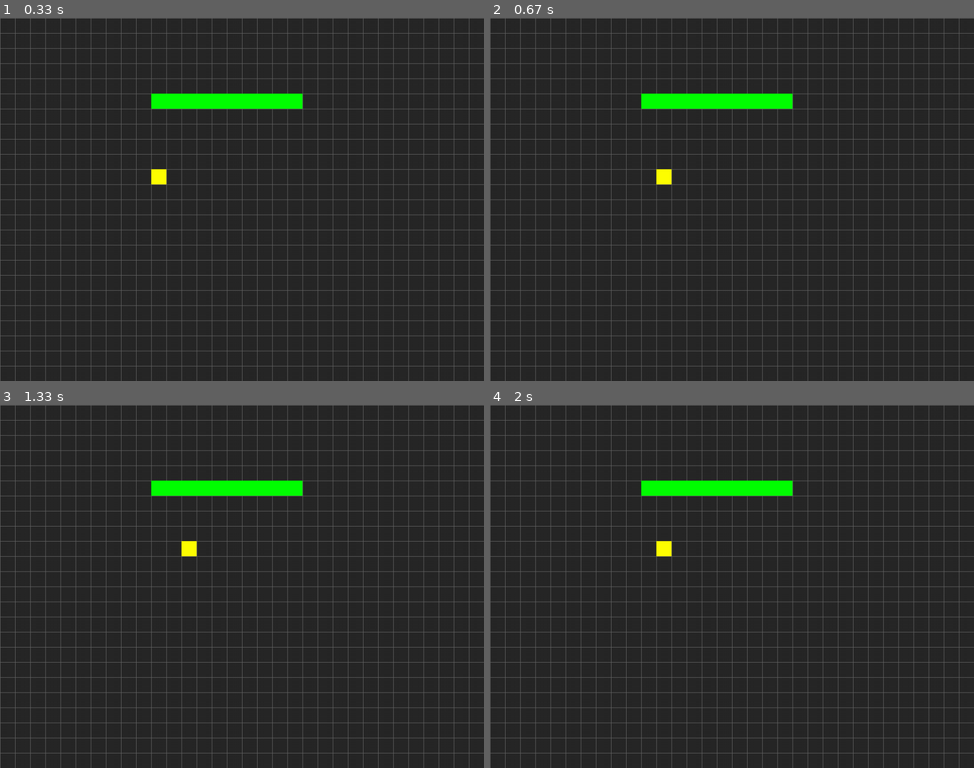
Above: before the commit, frames 1-4 (two rows, left to right).
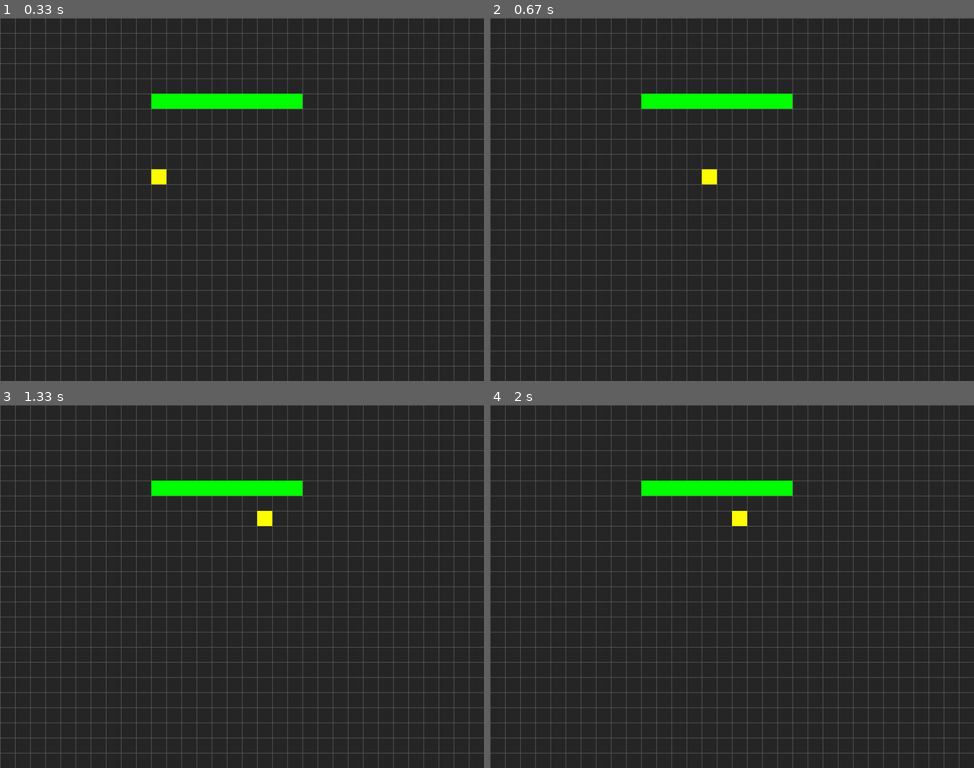
Above: after the commit, the same moments.

Repository: Flame753/games
Game: pygame game, started from Tile-based Game/main.py
The game is run twice, just before and just after one commit, with the same random seed, the same clock (stepped at 60 frames per second) and the same inputs.
Inputs:
- Up to frame 1 (0.33 s): no input
- Up to frame 2 (0.67 s): hold Right from 0.33 s (still down)
- Up to frame 3 (1.33 s): release Right at 0.8 s; hold Up 0.83-1.13 s; hold Right from 1.17 s (still down)
- Up to frame 4 (2 s): release Right at 1.63 s; hold Left from 1.67 s (still down)

Frame 1 is identical in both runs. In frame 2, 0.3% of the frame differs, in the area x 34-47%, y 41-46%; in frame 3, 0.3%; in frame 4, 0.3%.

Commit message:
gave credit to original developer

Diff:
--- a/Shmup/shmup.py
+++ b/Shmup/shmup.py
@@ -1,4 +1,5 @@
 # Shmup game
+# Followed tutorials By Chris Bradfield used (Kidscancode)
 # Frozen Jam by tgfcoder <https://twitter.com/tgfcoder> licensed under CC-BY-3
 # Art from Kenney.nl
 
--- a/Tile-based Game/main.py
+++ b/Tile-based Game/main.py
@@ -1,3 +1,6 @@
+# Tile-based Game
+# Followed tutorials By Chris Bradfield used (Kidscancode)
+
 import pygame as pg
 import sys
 from settings import *
@@ -10,7 +13,7 @@
         self.screen = pg.display.set_mode((WIDTH, HEIGHT))
         pg.display.set_caption(TITLE)
         self.clock = pg.time.Clock()
-        pg.key.set_repeat(500, 100)
+        pg.key.set_repeat(100, 100)
         self.load_data()
 
     def load_data(self):
@@ -76,6 +79,7 @@
     def show_go_screen(self):
         pass
 
+
 # create the game object
 g = Game()
 g.show_start_screen()
--- a/platform/main.py
+++ b/platform/main.py
@@ -1,4 +1,5 @@
 # jumpy! (a platform game)
+# Followed tutorials By Chris Bradfield used (Kidscancode)
 # Art from Kenney.nl
 # Happy Tune by http://opengameart.org/users/syncopika
 # Yippee by http://opengameart.org/users/snabisch
